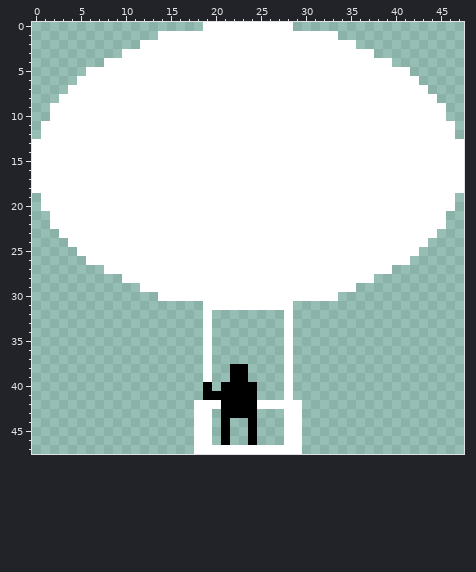
Two versions of one pixel-art file, Player/Aesprite Files/Player_Balloon.aseprite. The first picture shows the starting point.
48x48 pixels, 1 frame.
The same view after the edit:
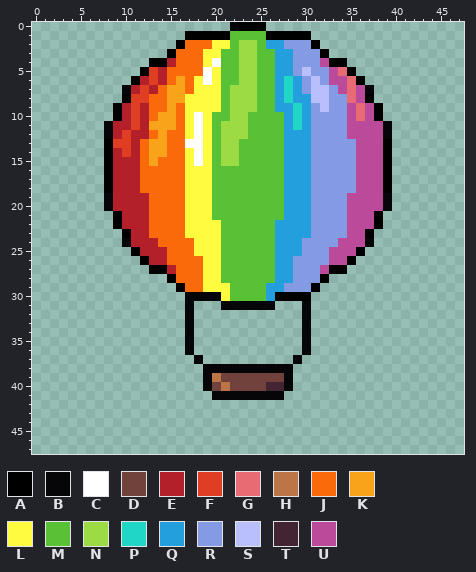
Palette (. is transparent): A #000000  B #060608  C #ffffff  D #71413b  E #b4202a  F #df3e23  G #e86a73  H #bb7547  J #fa6a0a  K #f9a31b  L #fffc40  M #59c135  N #9cdb43  P #20d6c7  Q #249fde  R #849be4  S #b9bffb  T #422433  U #bc4a9b
From the commit log: Added player sprite and added flipping logic for guns
The exact change:
layer "Layer 2" removed
Changed rows in their new state; - is an unchanged pixel.
first column x 0:
 0 -------------------...BAAA...-------------------
 1 --------------...AAAAAMMMMAAAAA...--------------
 2 ------------....AJJJLLMNNMQQRRRA....------------
 3 ----------.....AJJJLLMMNNMMQQRRRA.....----------
 4 --------.....AAEJJJL-MMNNMMQQRRRUAA.....--------
 5 ------......AFEJJJJ-LMMNNMMQQRSRRUGA......------
 6 -----......AEFEJKJL-LMMNNMMQPQRSRUUGA......-----
 7 ----......BEFEJKKJLLLMNNNMMQPQRSSRUGUB......----
 8 ---.......AFFJJKKLLLLMNNNMMQPQQSSRRGUA.......---
 9 --.......AEFEJJKJLLLLMNNNMMQQPQRSRRUGUA.......--
10 --.......AEFEJKKJL-LMMNNMMMMQPQRRRRUGUA.......--
11 -.......BEEFEKKKJL-LMNNNMMMMQPQRRRRUUUUB.......-
12 -.......BEFEEJKJJL-LMNNNMMMMQQQRRRRUUUUB.......-
13 ........AFFEJKKJJ--LMNNMMMMMQQQRRRRRUUUA........
14 ........AEFEJKKJJL-LMNNMMMMMQQQRRRRRUUUA........
15 ........AEEEJKJJJL-LMNNMMMMMQQQRRRRRUUUA........
16 ........AEEEJJJJJLLLMMMMMMMMQQQRRRRRUUUA........
17 ........AEEEJJJJJLLLMMMMMMMMQQQRRRRRUUUA........
18 ........AEEEJJJJJLLLMMMMMMMMQQQRRRRRUUUA........
19 -.......BEEEEJJJJLLLMMMMMMMMQQQRRRRUUUUB.......-
20 -.......BEEEEJJJJLLLMMMMMMMMQQQRRRRUUUUB.......-
21 --.......AEEEJJJJLLLMMMMMMMMQQQRRRRUUUA.......--
22 --.......AEEEJJJJLLLLMMMMMMQQQQRRRRUUUA.......--
23 ---.......AEEJJJJLLLLMMMMMMQQQQRRRRUUA.......---
24 ----......BEEEJJJJLLLMMMMMMQQQRRRRUUUB......----
25 -----......AEEEJJJLLLMMMMMMQQQRRRUUUA......-----
26 ------......AEEJJJJLLMMMMMMQQRRRRUUA......------
27 --------.....AAEJJJLLMMMMMMQQRRRUAA.....--------
28 ----------.....AJJJLLMMMMMMQQRRRA.....----------
29 ------------....AJJLLLMMMMQQRRRA....------------
30 --------------...BBBBLMMMMQAAAA...--------------
31 -----------------B-..BBBBBB..-B-----------------
32 -----------------B-.--------.-B-----------------
33 -----------------B-.--------.-B-----------------
34 -----------------B-.--------.-B-----------------
35 -----------------B-.--------.-B-----------------
36 -----------------B-.--------.-B-----------------
37 ------------------B.--------.B------------------
38 -------------------BBBBBBBBBB-------------------
39 -------------------BHDDDDDDDB-------------------
40 -------------------BDHDDDDTTB-------------------
41 -------------------.BBBBBBBB.-------------------
42 ------------------............------------------
43 ------------------..-....---..------------------
44 ------------------..-.--.---..------------------
45 ------------------..-.--.---..------------------
46 ------------------..-.--.---..------------------
47 ------------------............------------------
